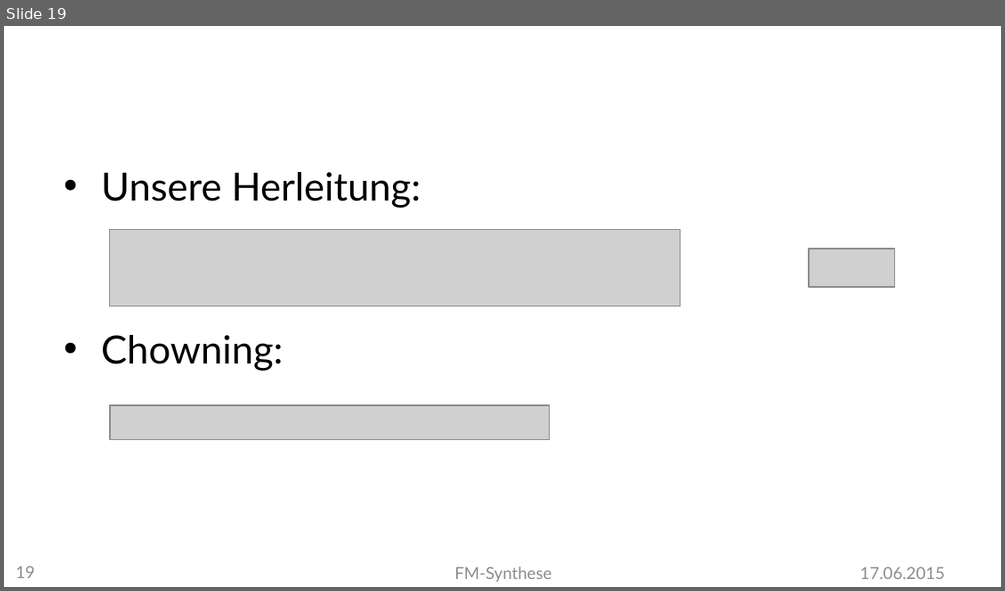
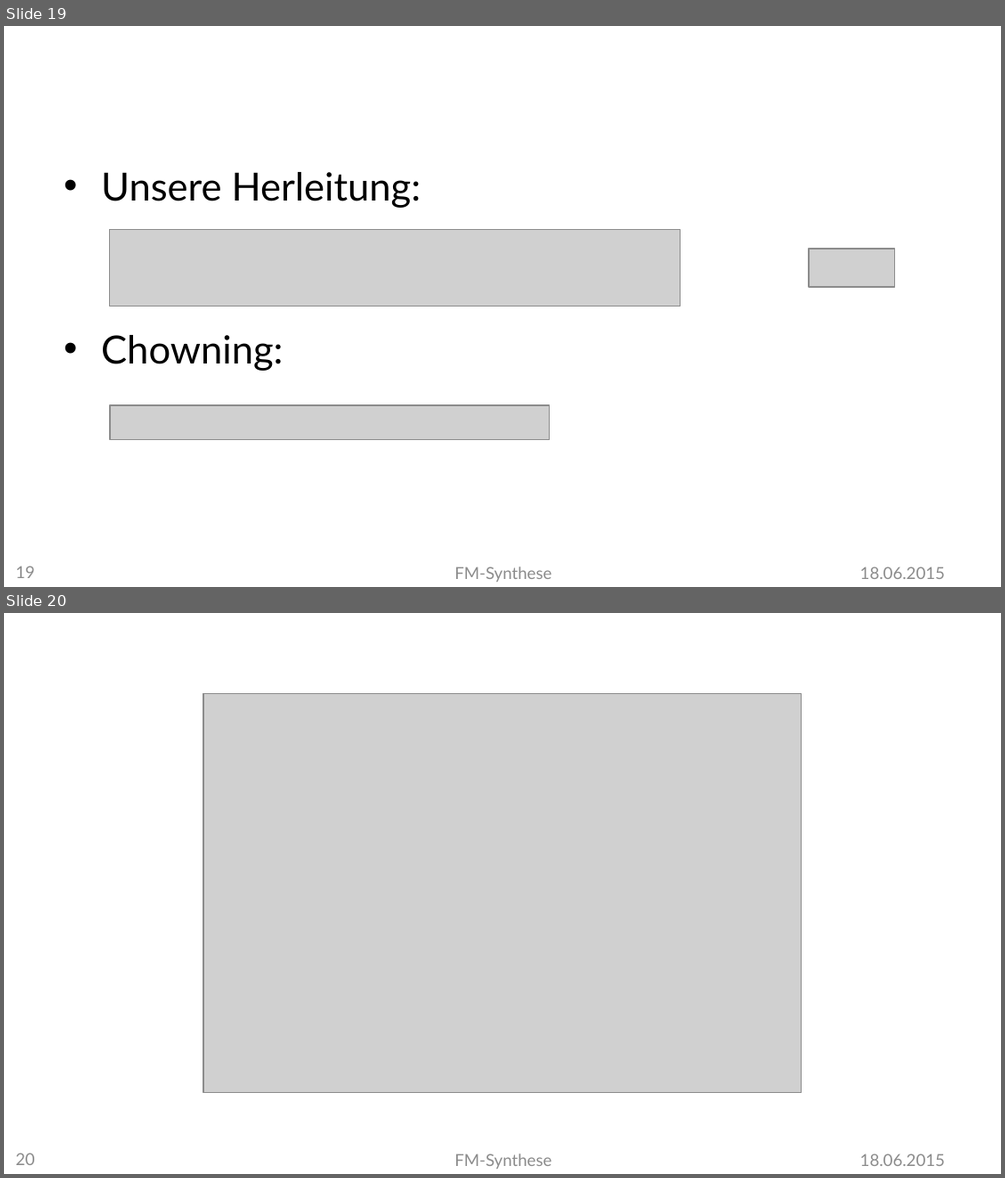
Before and after one commit to MBulli/VSeminar, a slide deck: Praesentation/FMSynthese-Markus.pptx. Shown one above the other, each under a label of ours: slide 19 before the commit, slides 19 and 20 after it. The pictures are 1005x591 and 1005x1178 pixels, drawn with LibreOffice and Linux fonts; fonts in the diff are those of the drawing; grey boxes stand for pictures; background and template pictures are left out. Boxes give left, top, right and bottom in pixels: in the first picture for what was removed or moved away, otherwise in the second. Text is boxed around its words. In the diff, an @@ line names an element or a change of style, - is before the commit and + after.

```diff
--- a/Praesentation/FMSynthese-Markus.pptx
+++ b/Praesentation/FMSynthese-Markus.pptx
@@ slide 20 added at (4,613,1001,1174), background #FFFFFF @@
@@ picture added at (203,694,801,1093) @@
@@ page number added at (16,1152,35,1165), 12 pt, text #8C8C8C @@
+20
@@ text added at (454,1153,551,1168), 12 pt, text #8C8C8C @@
+FM-Synthese
@@ text added at (860,1153,945,1166), 12 pt, text #8C8C8C @@
+18.06.2015
@@ slide 19 changed as well @@
@@ text at (860,566,945,579): text changed @@
-17.06.2015
+18.06.2015
```
Also in this commit, not shown: 18 other slides changed, 23 other files.
